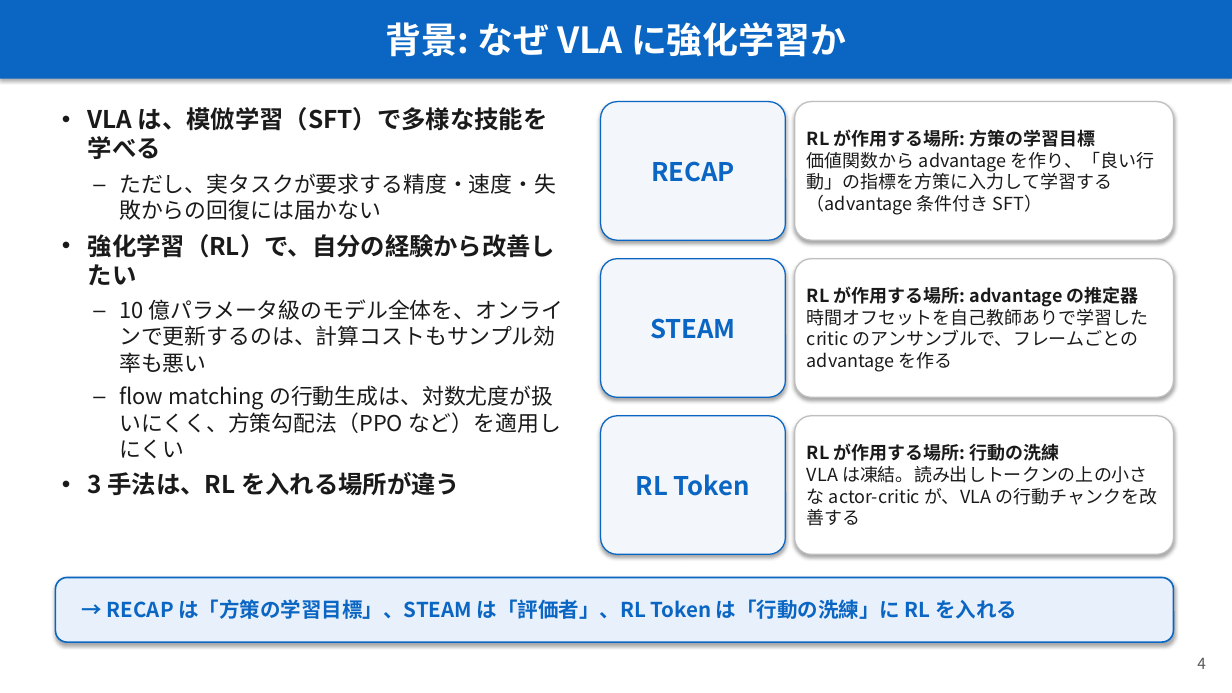
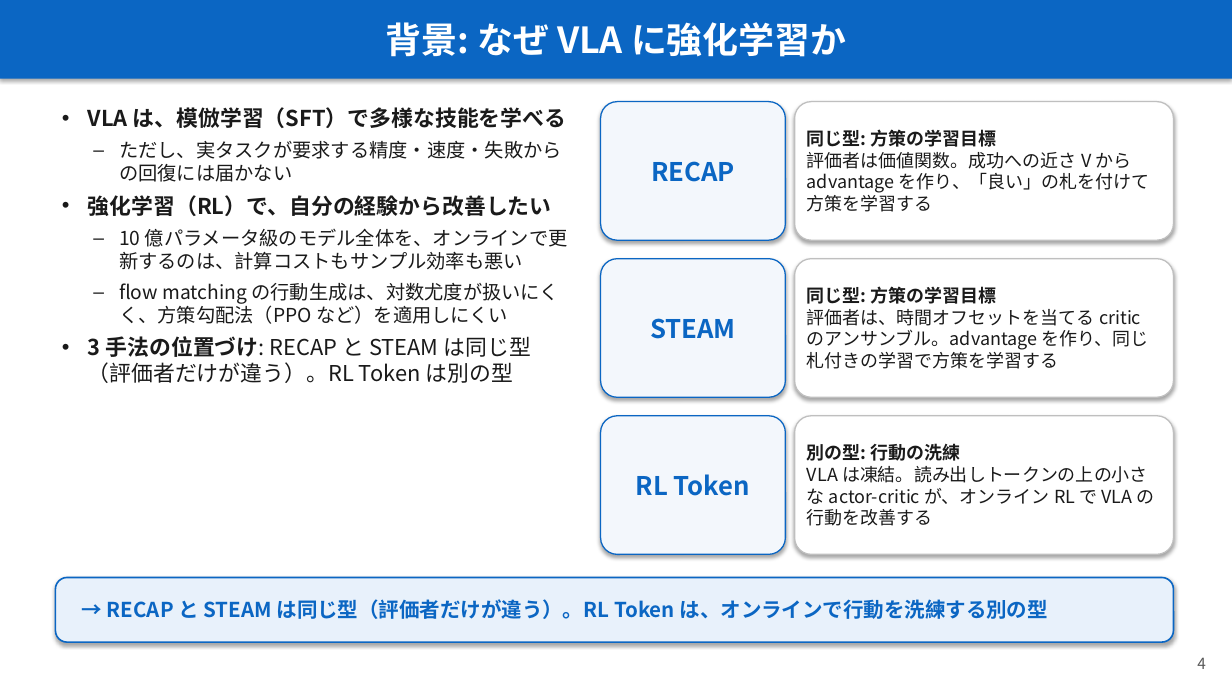
Before and after one commit to Junhand/libero_RL, a slide deck: slide 4 of docs/RECAP_STEAM_RLToken.pptx. Drawn at 1232x693 pixels with LibreOffice and Linux fonts; fonts in the diff are those of the drawing. Boxes give left, top, right and bottom in pixels: in the first picture for what was removed or moved away, otherwise in the second. Text is boxed around its words. In the diff, an @@ line names an element or a change of style, - is before the commit and + after.

```diff
--- a/docs/RECAP_STEAM_RLToken.pptx
+++ b/docs/RECAP_STEAM_RLToken.pptx
@@ text at box(88, 107, 568, 324): size 19 to 17 pt in "VLA は、模倣学習（SFT）で多様な技能を学べる", "強化学習（RL）で、自分の経験から改善したい"; size 17 to 15 pt in "ただし、実タスクが要求する精度・速度・失敗からの回復には届かない", "10 億パラメータ級のモデル全体を、オンラインで更新するのは、計算コストもサンプル効率も悪い", "flow matching の行動生成は、対数尤度が扱いにくく、方策勾配法（PPO など）を適用しにくい" @@
@@ text in rounded rectangle at box(807, 129, 1150, 212): text changed @@
-RL が作用する場所: 方策の学習目標
-価値関数から advantage を作り、「良い行動」の指標を方策に入力して学習する（advantage 条件付き SFT）
+同じ型: 方策の学習目標
+評価者は価値関数。成功への近さ V から advantage を作り、「良い」の札を付けて方策を学習する
@@ text in rounded rectangle at box(807, 286, 1149, 369): text changed @@
-RL が作用する場所: advantage の推定器
-時間オフセットを自己教師ありで学習した critic のアンサンブルで、フレームごとの advantage を作る
+同じ型: 方策の学習目標
+評価者は、時間オフセットを当てる critic のアンサンブル。advantage を作り、同じ札付きの学習で方策を学習する
@@ text at box(88, 336, 531, 383): text changed; size 19 to 17 pt; bold off @@
-• 3 手法は、RL を入れる場所が違う
+• 3 手法の位置づけ: RECAP と STEAM は同じ型（評価者だけが違う）。RL Token は別の型
@@ text in rounded rectangle at box(807, 443, 1155, 526): text changed @@
-RL が作用する場所: 行動の洗練
-VLA は凍結。読み出しトークンの上の小さな actor-critic が、VLA の行動チャンクを改善する
+別の型: 行動の洗練
+VLA は凍結。読み出しトークンの上の小さな actor-critic が、オンライン RL で VLA の行動を改善する
@@ text in rounded rectangle at box(107, 599, 1048, 619): text changed @@
-→ RECAP は「方策の学習目標」、STEAM は「評価者」、RL Token は「行動の洗練」に RL を入れる
+→ RECAP と STEAM は同じ型（評価者だけが違う）。RL Token は、オンラインで行動を洗練する別の型
```
Also in this commit, not shown: 3 other slides changed, 1 other file.
